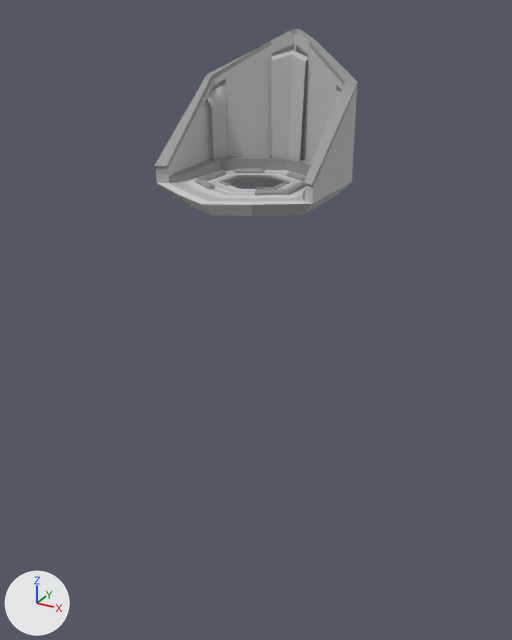
What one commit did to the FBX model Assets/fran/testing  03 propuesta/plaza.fbx.
Before and after are seen from a camera (50 mm lens) standing at (3.37, -6.68, 1.67) and looking at (-0.05, -0.46, -1.44). Arrows for +X, +Y and +Z are at lower left; the lights stay in place. The older version comes first. Where no turn or scale is listed for an object, it has been applied to the vertices.

Objects in the first picture: 'fluid', 'fluid1', 'plaza1'.
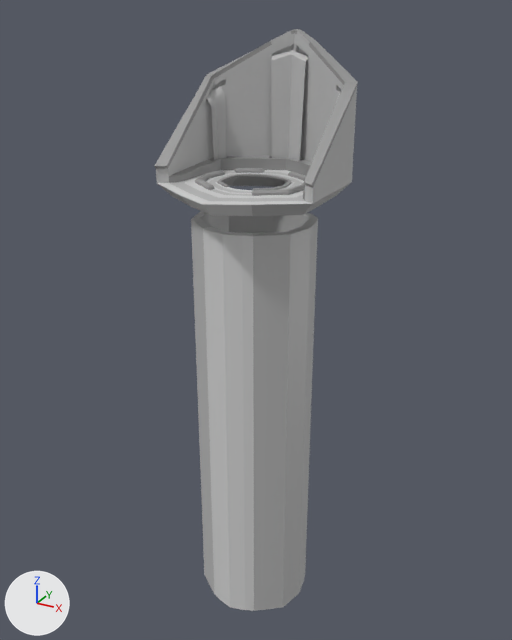
Commit message: zona de lava para el ascensor

The edits, one by one:
Mesh me_mesh_003 is new.
It has 96 vertices, 96 faces and spans x -0.63..0.63, y -0.62..0.62, z -2.32..2.32.
Faces by material slot: [80, 16].
It uses material mat_lambert1 (grey #bcbcbc).
It uses material mat_stone_paths (light grey #d6d6d6).
Object 'elevator_water_lava' (ob_elevator_water_lava) is new; it shows me_mesh_003.
Its location is (0.0, -0.58, -2.59).

Location of each change, (x1, y1, x2, y2) in pixels of the pictures (512 x 640 px):
'elevator_water_lava', added: after (191, 211, 318, 611)
    faces in mat_lambert1 (grey #bcbcbc): (191, 211, 318, 611)
    faces in mat_stone_paths (light grey #d6d6d6): (203, 227, 254, 611)
